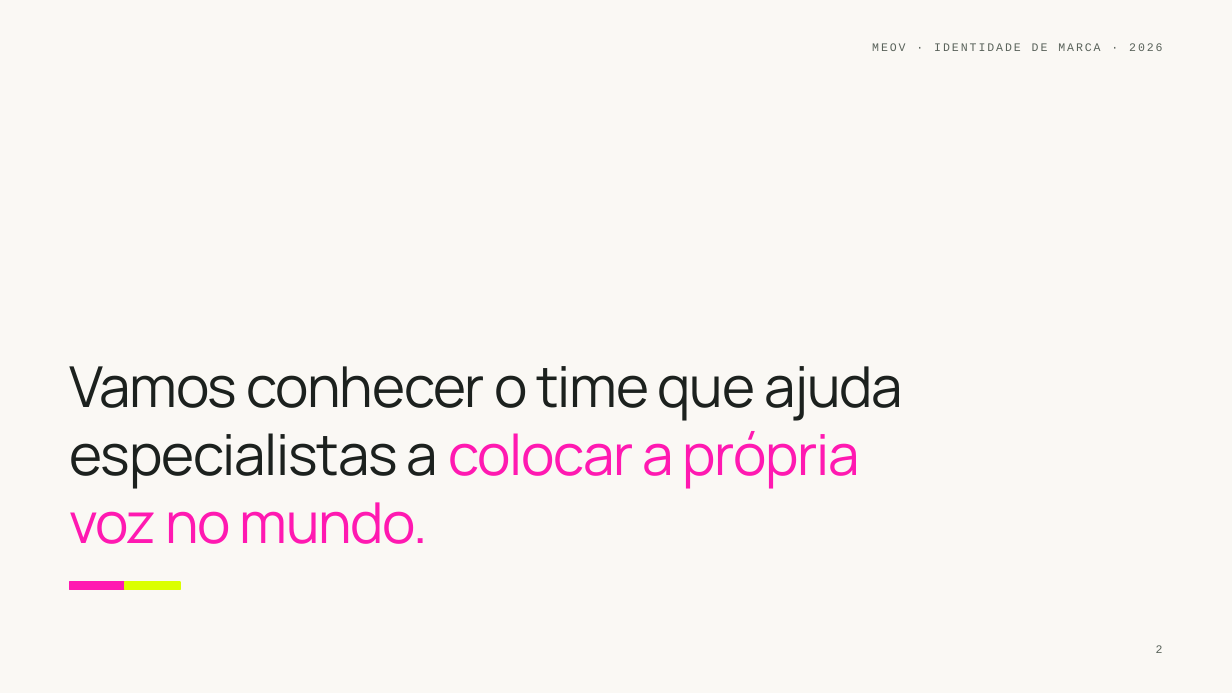
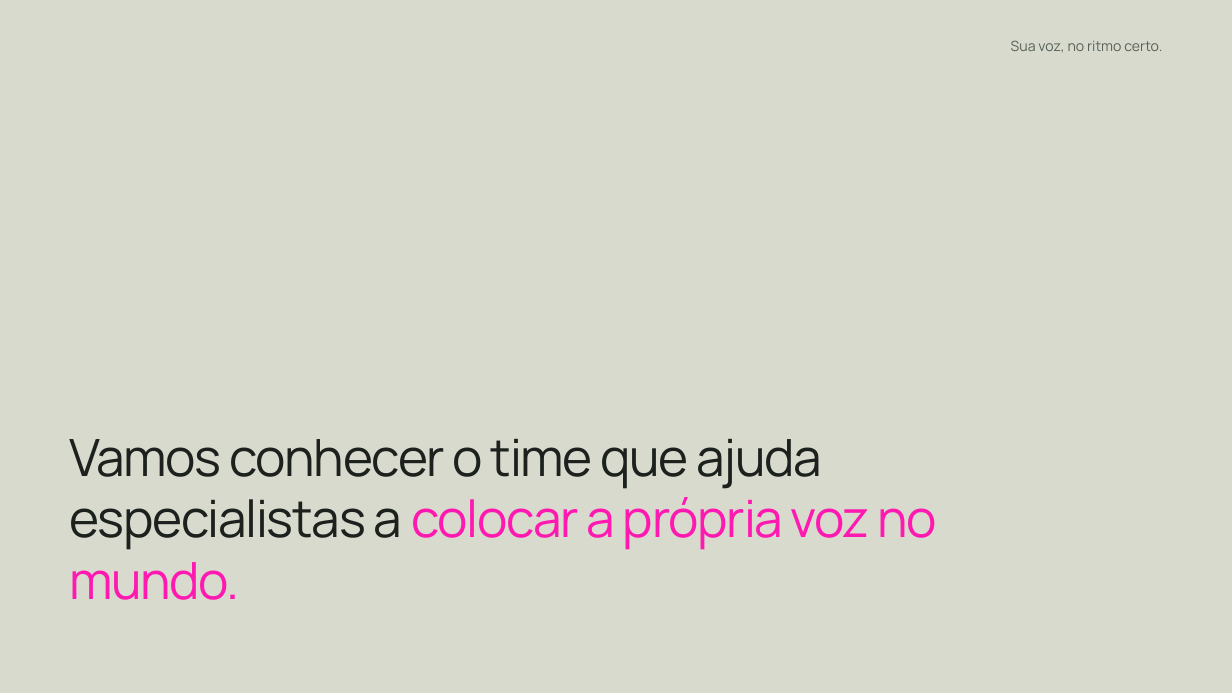
Before and after one commit to diogo-aho/Meov---MKT-Pessoal, a slide deck: slide 2 of brand/meov/apresentacao/meov-identidade-de-marca-2026.pptx. Drawn at 1232x693 pixels with LibreOffice and Linux fonts; fonts in the diff are those of the drawing; background and template pictures are left out. Boxes give left, top, right and bottom in pixels: in the first picture for what was removed or moved away, otherwise in the second. Text is boxed around its words. In the diff, an @@ line names an element or a change of style, - is before the commit and + after.

```diff
--- a/brand/meov/apresentacao/meov-identidade-de-marca-2026.pptx
+++ b/brand/meov/apresentacao/meov-identidade-de-marca-2026.pptx
@@ background #FAF8F4 to #D8DACD @@
@@ text removed at box(872, 43, 1163, 51) @@
-MEOV · IDENTIDADE DE MARCA · 2026
@@ text added at box(1011, 40, 1162, 52), 11 pt, text #59625A @@
+Sua voz, no ritmo certo.
@@ text "Vamos conhecer o time que ...": place and size @@
-text "Vamos conhecer o time que ..." at box(69, 366, 903, 544)
+text "Vamos conhecer o time que ..." at box(69, 439, 937, 600)
@@ text "Vamos conhecer o time que ..." at box(69, 439, 937, 600): size 44 to 40 pt @@
@@ rectangle removed at box(69, 582, 125, 590) @@
@@ rectangle removed at box(125, 582, 180, 590) @@
@@ page number removed at box(1156, 645, 1163, 653) @@
-2
```
Also in this commit, not shown: 8 other slides changed, 48 slides added, 13 slides removed, 35 other files.
